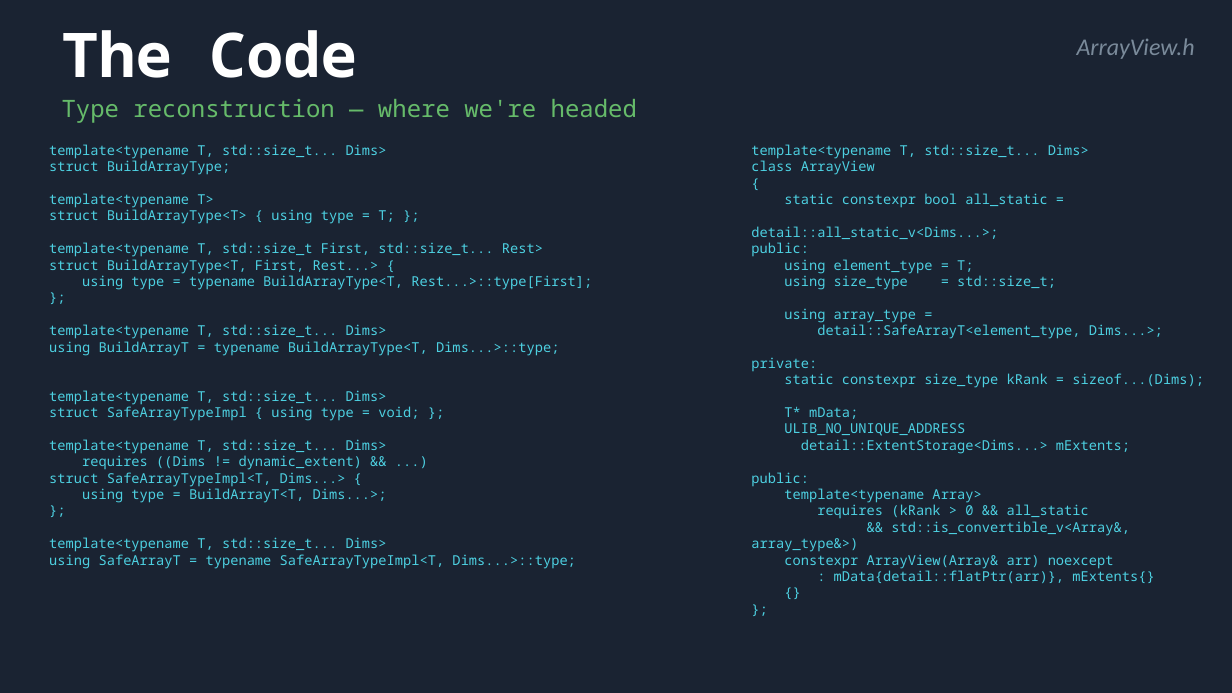
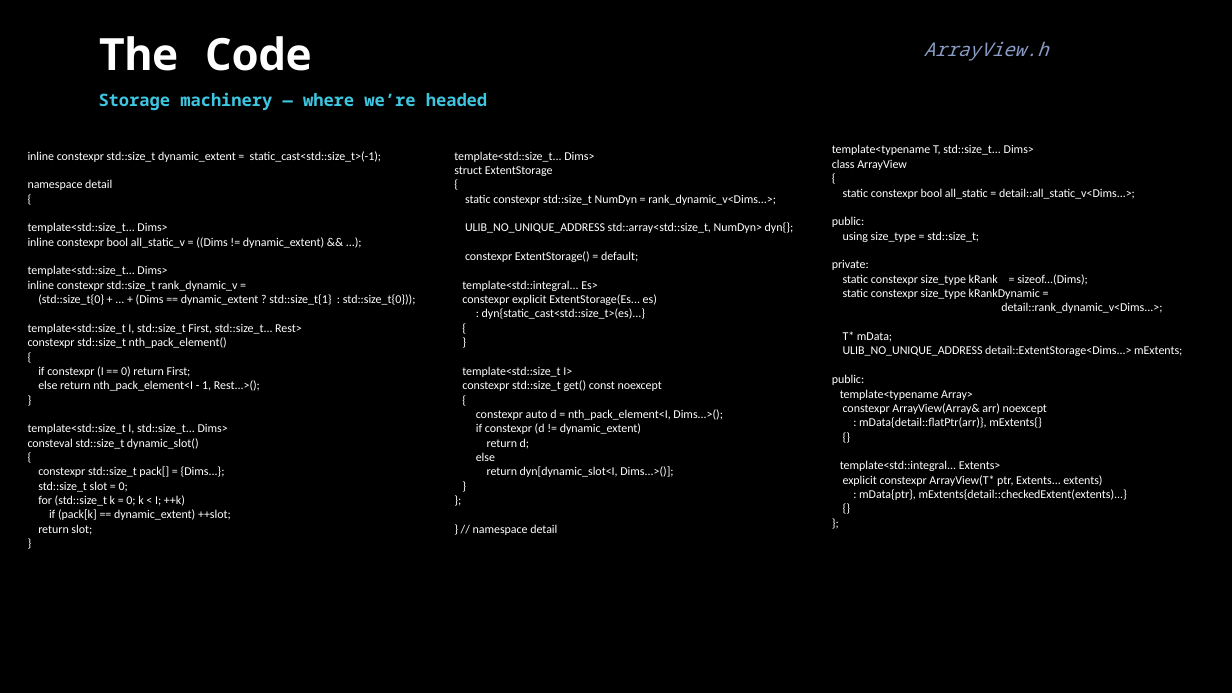
Before and after one commit to schroedermatthew/FatP, a slide deck: slide 2 of Teaching/TMP/TMP_Act3.pptx. Drawn at 1232x693 pixels with LibreOffice and Linux fonts; fonts in the diff are those of the drawing. Boxes give left, top, right and bottom in pixels: in the first picture for what was removed or moved away, otherwise in the second. Text is boxed around its words. In the diff, an @@ line names an element or a change of style, - is before the commit and + after.

```diff
--- a/Teaching/TMP/TMP_Act3.pptx
+++ b/Teaching/TMP/TMP_Act3.pptx
@@ background #1A2332 to #000000 @@
@@ text "The Code": place and size @@
-text "The Code" at box(62, 30, 357, 78)
+text "The Code" at box(99, 36, 312, 71)
@@ text "The Code" at box(99, 36, 312, 71): size 36 to 26 pt @@
@@ text "ArrayView.h" at box(924, 41, 1048, 61): size 14 to 11 pt, font Calibri to Noto Sans Mono, text colour #7A8A9A to #8A9CC5; alignment right to left @@
@@ text at box(99, 92, 487, 110): text changed; size 14 to 10 pt; text colour #66BB6A to #3EC6E0; bold on @@
-Type reconstruction — where we're headed
+Storage machinery — where we’re headed
@@ text at box(832, 144, 1182, 500): text changed; size 8 to 7 pt; font Noto Sans Mono to Calibri; text colour #4DD0E1 to #FFFFFF @@
-template<typename T, std::size_t... Dims>
-class ArrayView
-{
-static constexpr bool all_static =
-detail::all_static_v<Dims...>;
-public:
-using element_type = T;
-using size_type = std::size_t;
-using array_type =
-detail::SafeArrayT<element_type, Dims...>;
-private:
-static constexpr size_type kRank = sizeof...(Dims);
-T* mData;
-ULIB_NO_UNIQUE_ADDRESS
-detail::ExtentStorage<Dims...> mExtents;
-public:
-template<typename Array>
-requires (kRank > 0 && all_static
-&& std::is_convertible_v<Array&, array_type&>)
-constexpr ArrayView(Array& arr) noexcept
-: mData{detail::flatPtr(arr)}, mExtents{}
-{}
-};
+template<typename T, std::size_t... Dims>
+class ArrayView
+{
+static constexpr bool all_static = detail::all_static_v<Dims...>;
+public:
+using size_type = std::size_t;
+private:
+static constexpr size_type kRank = sizeof...(Dims);
+static constexpr size_type kRankDynamic =
+detail::rank_dynamic_v<Dims...>;
+T* mData;
+ULIB_NO_UNIQUE_ADDRESS detail::ExtentStorage<Dims...> mExtents;
+public:
+template<typename Array>
+constexpr ArrayView(Array& arr) noexcept
+: mData{detail::flatPtr(arr)}, mExtents{}
+{}
+template<std::integral... Extents>
+explicit constexpr ArrayView(T* ptr, Extents... extents)
+: mData{ptr}, mExtents{detail::checkedExtent(extents)...}
+{}
+};
@@ text at box(28, 151, 416, 535): text changed; size 8 to 7 pt; font Noto Sans Mono to Calibri; text colour #4DD0E1 to #FFFFFF @@
-template<typename T, std::size_t... Dims>
-struct BuildArrayType;
-template<typename T>
-struct BuildArrayType<T> { using type = T; };
-template<typename T, std::size_t First, std::size_t... Rest>
-struct BuildArrayType<T, First, Rest...> {
-using type = typename BuildArrayType<T, Rest...>::type[First];
-};
-template<typename T, std::size_t... Dims>
-using BuildArrayT = typename BuildArrayType<T, Dims...>::type;
-template<typename T, std::size_t... Dims>
-struct SafeArrayTypeImpl { using type = void; };
-template<typename T, std::size_t... Dims>
-requires ((Dims != dynamic_extent) && ...)
-struct SafeArrayTypeImpl<T, Dims...> {
-using type = BuildArrayT<T, Dims...>;
-};
-template<typename T, std::size_t... Dims>
-using SafeArrayT = typename SafeArrayTypeImpl<T, Dims...>::type;
+inline constexpr std::size_t dynamic_extent = static_cast<std::size_t>(-1);
+namespace detail
+{
+template<std::size_t... Dims>
+inline constexpr bool all_static_v = ((Dims != dynamic_extent) && ...);
+template<std::size_t... Dims>
+inline constexpr std::size_t rank_dynamic_v =
+(std::size_t{0} + ... + (Dims == dynamic_extent ? std::size_t{1} : std::size_t{0}));
+template<std::size_t I, std::size_t First, std::size_t... Rest>
+constexpr std::size_t nth_pack_element()
+{
+if constexpr (I == 0) return First;
+else return nth_pack_element<I - 1, Rest...>();
+}
+template<std::size_t I, std::size_t... Dims>
+consteval std::size_t dynamic_slot()
+{
+constexpr std::size_t pack[] = {Dims...};
+std::size_t slot = 0;
+for (std::size_t k = 0; k < I; ++k)
+if (pack[k] == dynamic_extent) ++slot;
+return slot;
+}
@@ text added at box(454, 151, 794, 535), 7 pt, text #FFFFFF @@
+template<std::size_t... Dims>
+struct ExtentStorage
+{
+static constexpr std::size_t NumDyn = rank_dynamic_v<Dims...>;
+ULIB_NO_UNIQUE_ADDRESS std::array<std::size_t, NumDyn> dyn{};
+constexpr ExtentStorage() = default;
+template<std::integral... Es>
+constexpr explicit ExtentStorage(Es... es)
+: dyn{static_cast<std::size_t>(es)...}
+{
+}
+template<std::size_t I>
+constexpr std::size_t get() const noexcept
+{
+constexpr auto d = nth_pack_element<I, Dims...>();
+if constexpr (d != dynamic_extent)
+return d;
+else
+return dyn[dynamic_slot<I, Dims...>()];
+}
+};
+} // namespace detail
```
Also in this commit, not shown: 14 slides added, 13 slides removed, 6 other files.
